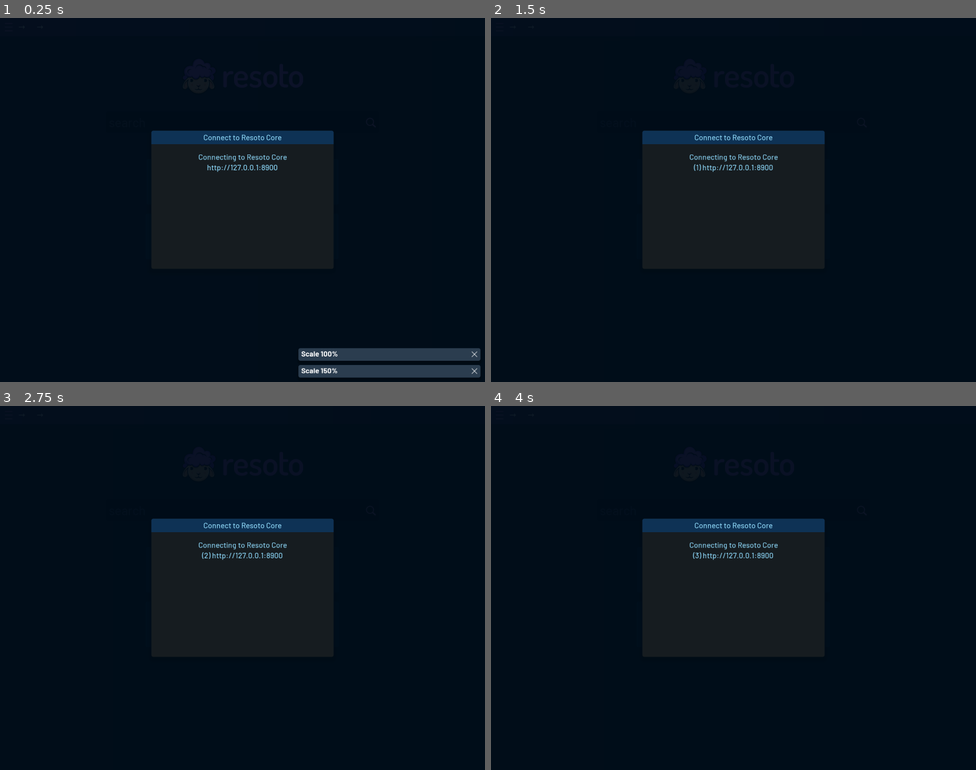
Above: before the commit, frames 1-4 (two rows, left to right).
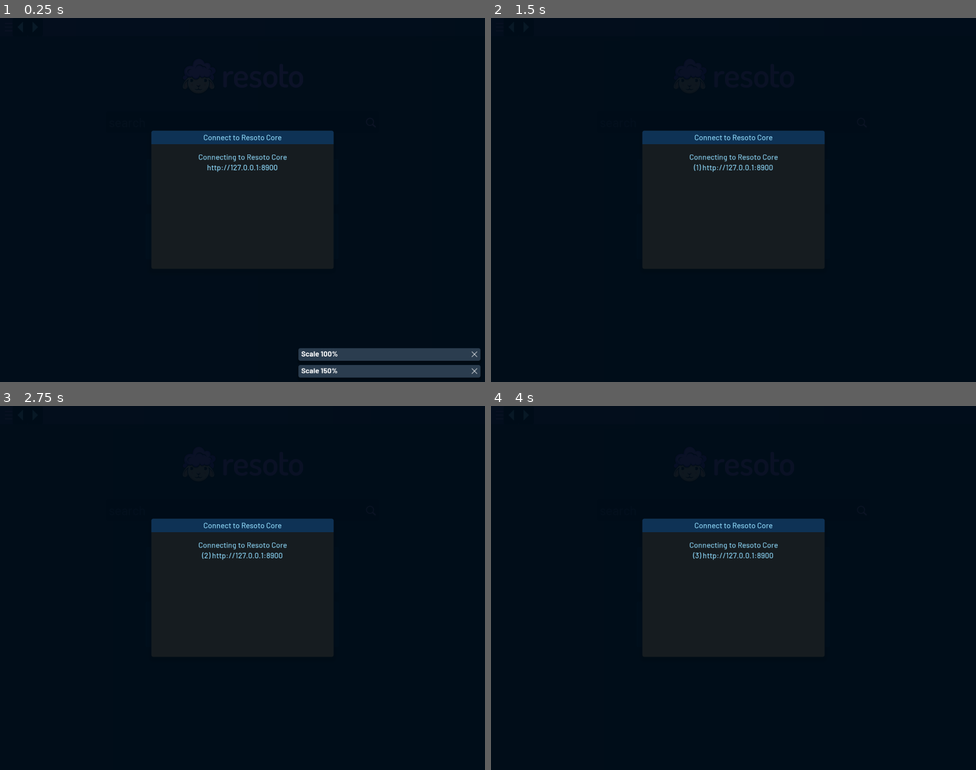
Above: after the commit, the same moments.

Repository: someengineering/resoto-ui
Game: Godot game, scene res://Main.tscn
The game is run twice, just before and just after one commit, with the same random seed, the same clock (stepped at 60 frames per second) and the same inputs.
Inputs (mouse positions are in pixels of both pictures, inside the frame that each line leads up to):
- Up to frame 1 (0.25 s): no input
- Up to frame 2 (1.5 s): click (733, 123) at 0.52 s; type "Alex" at 0.6 s; click (500, 28) at 1.25 s
- Up to frame 3 (2.75 s): click (24, 413) at 2.02 s
- Up to frame 4 (4 s): click (529, 413) at 2.77 s; click "Dashboards" at 3.5 s

The runs differ from the first frame. In frame 1, less than 0.1% of the frame differs, in the area x 2-9%, y 0-6%; in frame 2, less than 0.1%; in frame 3, less than 0.1%; in frame 4, less than 0.1%.
Error in both runs: Invalid call. Nonexistent function 'connect' in base 'Nil'. (res://scripts/classes/resoto_api.gd:179)

Commit message:
First working navigation version

Diff:
--- a/src/Main.tscn
+++ b/src/Main.tscn
@@ -19,11 +19,14 @@
 [ext_resource path="res://components/node_list/node_list_element.tscn" type="PackedScene" id=17]
 [ext_resource path="res://components/popups/confirm_popup.tscn" type="PackedScene" id=18]
 [ext_resource path="res://components/hub/component_resoto_home.tscn" type="PackedScene" id=19]
-[ext_resource path="res://assets/icons/icon_128_arrow.svg" type="Texture" id=20]
+[ext_resource path="res://components/elements/styled/icon_button.tscn" type="PackedScene" id=20]
 [ext_resource path="res://assets/icons/icon_128_external_link.svg" type="Texture" id=21]
 [ext_resource path="res://scripts/tools/html_helpers.gd" type="Script" id=22]
 [ext_resource path="res://components/dashboard/dashboard_component.gd" type="Script" id=23]
 [ext_resource path="res://components/config/config_component.gd" type="Script" id=24]
+[ext_resource path="res://components/node_info/node_single_info_component.gd" type="Script" id=25]
+[ext_resource path="res://components/node_list/node_list_element_component.gd" type="Script" id=26]
+[ext_resource path="res://assets/icons/icon_128_collapse.svg" type="Texture" id=27]
 
 [sub_resource type="Gradient" id=20]
 colors = PoolColorArray( 0.243137, 0.141176, 0.372549, 1, 0.106957, 0.112697, 0.253906, 1 )
@@ -119,6 +122,8 @@
 margin_top = 48.0
 margin_right = 1910.0
 margin_bottom = 1070.0
+script = ExtResource( 25 )
+view = "node_single_info"
 
 [node name="NodeSingleInfo" parent="Content/Content/NodeSingleInfoComponent" instance=ExtResource( 15 )]
 anchor_right = 0.0
@@ -136,6 +141,8 @@
 margin_top = 48.0
 margin_right = 1910.0
 margin_bottom = 1070.0
+script = ExtResource( 26 )
+view = "node_list_info"
 
 [node name="NodeListElement" parent="Content/Content/NodeListElementComponent" instance=ExtResource( 17 )]
 anchor_right = 0.0
@@ -395,35 +402,33 @@
 rect_min_size = Vector2( 18, 18 )
 size_flags_vertical = 4
 
-[node name="Back" type="Button" parent="MenuBar/MenuContainer/TopMenu/Title"]
+[node name="Back" parent="MenuBar/MenuContainer/TopMenu/Title" instance=ExtResource( 20 )]
+visible = false
 margin_left = 28.0
-margin_right = 68.0
-margin_bottom = 40.0
-rect_min_size = Vector2( 40, 40 )
-rect_pivot_offset = Vector2( 20, 20 )
-icon = ExtResource( 20 )
-flat = true
-expand_icon = true
-
-[node name="Forward" type="Button" parent="MenuBar/MenuContainer/TopMenu/Title"]
-margin_left = 68.0
-margin_right = 108.0
-margin_bottom = 40.0
-rect_min_size = Vector2( 40, 40 )
-icon = ExtResource( 20 )
-flat = true
-expand_icon = true
+margin_right = 61.0
+margin_bottom = 40.0
+disabled = true
+icon_tex = ExtResource( 27 )
+flip_h = true
+
+[node name="Forward" parent="MenuBar/MenuContainer/TopMenu/Title" instance=ExtResource( 20 )]
+visible = false
+margin_left = 61.0
+margin_right = 94.0
+margin_bottom = 40.0
+disabled = true
+icon_tex = ExtResource( 27 )
 
 [node name="FixedSpacer" type="MarginContainer" parent="MenuBar/MenuContainer/TopMenu/Title"]
-margin_left = 108.0
-margin_right = 390.0
+margin_left = 28.0
+margin_right = 310.0
 margin_bottom = 40.0
 rect_min_size = Vector2( 282, 0 )
 mouse_filter = 2
 
 [node name="SpacerMidL" type="MarginContainer" parent="MenuBar/MenuContainer/TopMenu/Title"]
-margin_left = 390.0
-margin_right = 957.0
+margin_left = 310.0
+margin_right = 917.0
 margin_bottom = 40.0
 rect_min_size = Vector2( 20, 0 )
 mouse_filter = 2
@@ -431,8 +436,8 @@
 
 [node name="MainResotoLogo" type="TextureRect" parent="MenuBar/MenuContainer/TopMenu/Title"]
 unique_name_in_owner = true
-margin_left = 957.0
-margin_right = 1042.0
+margin_left = 917.0
+margin_right = 1002.0
 margin_bottom = 40.0
 rect_min_size = Vector2( 85, 32 )
 texture = ExtResource( 4 )
@@ -440,7 +445,7 @@
 stretch_mode = 6
 
 [node name="SpacerMidR" type="MarginContainer" parent="MenuBar/MenuContainer/TopMenu/Title"]
-margin_left = 1042.0
+margin_left = 1002.0
 margin_right = 1610.0
 margin_bottom = 40.0
 mouse_filter = 2
@@ -480,6 +485,8 @@
 [node name="HTMLHelpers" type="Node" parent="."]
 script = ExtResource( 22 )
 
+[connection signal="node_shown" from="Content/Content/NodeSingleInfoComponent/NodeSingleInfo" to="Content/Content/NodeSingleInfoComponent" method="_on_NodeSingleInfo_node_shown"]
+[connection signal="show" from="Content/Content/NodeListElementComponent/NodeListElement" to="Content/Content/NodeListElementComponent" method="_on_NodeListElement_show"]
 [connection signal="config_changed" from="Content/Content/ConfigComponent/ConfigManager" to="Content/Content/ConfigComponent" method="_on_ConfigManager_config_changed"]
 [connection signal="dashboard_opened" from="Content/Content/DashBoardComponent/DashBoardManager" to="Content/Content/DashBoardComponent" method="_on_DashBoardManager_dashboard_opened"]
 [connection signal="pressed" from="MenuBar/HamburgerMenu/Panel/MenuContent/HamburgerMenuItems/ButtonDashboards" to="MenuBar" method="_on_ButtonDashboards_pressed"]
--- a/src/components/config/component_config.gd
+++ b/src/components/config/component_config.gd
@@ -568,6 +568,7 @@
 		_g.emit_signal("add_toast", "Config not found", "The configuration you tried to open does not exist", 2, self)
 		return
 	open_configuration(option)
+	emit_signal("config_changed", option)
 
 
 func _on_AddConfigButton_pressed():
--- a/src/components/dashboard/dashboard_manager.gd
+++ b/src/components/dashboard/dashboard_manager.gd
@@ -13,6 +13,7 @@
 var total_saved_dashboards : int = 0
 var dashboards_loaded : int = 0
 var default_dashboard_found:= false
+var inform_dashboard_selected := true
 
 onready var open_dashboard_btn = $"%OpenDashboard"
 onready var dashboards_list = find_node("DashboardItemList")
@@ -138,6 +139,7 @@
 
 
 func open_user_dashboards():
+	inform_dashboard_selected = false
 	var dashboard_status = get_user_dashboards()
 	for dashboard in dashboard_status.open_dashboards:
 		if dashboard_status.has("active_dashboard") and dashboard == dashboard_status.active_dashboard:
@@ -145,9 +147,11 @@
 			continue
 		add_dashboard_placeholder(dashboard)
 
+	inform_dashboard_selected = true
 	for i in get_children().size():
 		if get_tab_control(i).name.replace(" ","_") == dashboard_status.active_dashboard:
 			set_current_tab(i)
+
 
 
 func load_dashboard(dashboard_name : String):
@@ -300,4 +304,6 @@
 
 
 func _on_DashBoardManager_tab_selected(tab):
+	if not inform_dashboard_selected:
+		return
 	emit_signal("dashboard_opened", get_child(tab).name.replace(" ","_"))
--- a/src/components/hub/component_resoto_home.gd
+++ b/src/components/hub/component_resoto_home.gd
@@ -6,7 +6,7 @@
 
 
 func _on_ResotoHome_visibility_changed():
-	_g.emit_signal("resoto_home_visible", visible)
+	_g.emit_signal("resoto_home_visible", is_visible_in_tree())
 
 
 func _on_ButtonDashboards_pressed():
--- a/src/components/node_info/node_info_element.gd
+++ b/src/components/node_info/node_info_element.gd
@@ -1,4 +1,6 @@
 extends Control
+
+signal node_shown(node_id)
 
 var active_request :ResotoAPI.Request
 var aggregation_request :ResotoAPI.Request
@@ -43,6 +45,7 @@
 	current_node_id = node_id
 	tag_group.node_id = current_node_id
 	active_request = API.graph_search(search_command, self, "graph")
+	emit_signal("node_shown", node_id)
 
 
 func clear_view():
--- /dev/null
+++ b/src/components/node_info/node_single_info_component.gd
@@ -0,0 +1,10 @@
+extends ComponentContainer
+
+
+func apply_navigation_arguments():
+	if "node_id" in navigation_arguments:
+		component.show_node(navigation_arguments["node_id"], false)
+
+
+func _on_NodeSingleInfo_node_shown(node_id):
+	update_navigation_arguments({"node_id": node_id})
--- a/src/components/node_list/node_list_element.gd
+++ b/src/components/node_list/node_list_element.gd
@@ -1,4 +1,6 @@
 extends MarginContainer
+
+signal show(function, arguments)
 
 const NODE_LIMIT:int = 200
 
@@ -76,6 +78,8 @@
 
 	active_request = API.graph_search(search_command, self, "list")
 
+	emit_signal("show", last_search_type, [parent_node, kind])
+
 
 func show_kind(kind:String):
 	last_search_type = "show_kind"
@@ -97,6 +101,8 @@
 
 	active_request = API.graph_search(search_command, self, "list")
 
+	emit_signal("show", last_search_type, [kind])
+
 
 func show_kind_from_node_id(id:String, kind:String):
 	last_search_type = "show_kind_from_node_id"
@@ -124,6 +130,9 @@
 	active_request = API.graph_search(search_command, self, "list")
 
 
+	emit_signal("show", last_search_type, [id, kind])
+
+
 func show_list_from_search(search_command:String):
 	last_search_type = "show_list_from_search"
 	change_section_to_self()
@@ -148,6 +157,9 @@
 	search_type_label.enabled = true
 
 	active_request = API.graph_search(search_command, self, "list")
+
+
+	emit_signal("show", last_search_type, [search_command])
 
 
 func explore_node_list_from_node(parent_node:Dictionary, search_command:String, kind_label_string:String):
@@ -179,6 +191,9 @@
 		search_type_label.text = kind_label_string
 
 	active_request = API.graph_search(search_command, self, "list")
+
+
+	emit_signal("show", last_search_type, [parent_node, search_command.replace(" limit " + str(NODE_LIMIT), ""), kind_label_string])
 
 
 func _on_graph_search_done(error:int, _response:UserAgent.Response) -> void:
--- /dev/null
+++ b/src/components/node_list/node_list_element_component.gd
@@ -0,0 +1,29 @@
+extends ComponentContainer
+
+
+func apply_navigation_arguments():
+	if "args" in navigation_arguments and "function" in navigation_arguments:
+		var arguments : PoolStringArray = navigation_arguments["args"].percent_decode().split("|")
+
+		var var_arguments : Array = []
+
+		for argument in arguments:
+			var_arguments.append(str2var(argument))
+
+		component.callv(navigation_arguments["function"], var_arguments)
+
+
+
+
+
+func _on_NodeListElement_show(function : String, arguments : Array):
+	var data := {
+		"function" : function
+	}
+	var pool := PoolStringArray()
+	for argument in arguments:
+		pool.append(var2str(argument).percent_encode())
+
+	data["args"] = pool.join("|")
+
+	update_navigation_arguments(data)
--- a/src/project.godot
+++ b/src/project.godot
@@ -19,7 +19,7 @@
 "language": "GDScript",
 "path": "res://components/dashboard/shared/base_widget.gd"
 }, {
-"base": "Label",
+"base": "Reference",
 "class": "ClippedLabel",
 "language": "GDScript",
 "path": "res://components/elements/utility/clipped_label.gd"
@@ -99,7 +99,7 @@
 "language": "GDScript",
 "path": "res://components/dashboard/data_sources/data_source.gd"
 }, {
-"base": "Label",
+"base": "Reference",
 "class": "DynamicLabel",
 "language": "GDScript",
 "path": "res://components/elements/utility/dynamic_label.gd"
--- a/src/scripts/autoloads/navigation_controller.gd
+++ b/src/scripts/autoloads/navigation_controller.gd
@@ -1,11 +1,15 @@
 extends Node
 
 signal navigate(destination_args)
+signal navigation_index_changed(index)
 
 var popstate_callback = JavaScript.create_callback(self, "_on_popstate_event")
 var navigation_array := [{"view" : "home"}]
-var navigation_index : int = 0
+var navigation_index : int = 0 setget set_navigation_index
 var current_navigation_state := {}
+
+var can_navigate := true
+var can_change_state := true
 
 func _ready():
 	if OS.has_feature("HTML5"):
@@ -25,6 +29,10 @@
 
 
 func _on_popstate_event(_args):
+	if not can_navigate:
+		return
+
+	can_change_state = false
 	var url_hash := get_url_hash()
 	url_hash = url_hash.trim_prefix("#")
 
@@ -32,9 +40,17 @@
 
 	emit_signal("navigate", navigation_args)
 
+	yield(get_tree().create_timer(0.1),"timeout")
+	can_change_state = true
+
 
 func set_current_navigation_state(args : Dictionary):
-	if args == current_navigation_state:
+	if not can_change_state:
+		return
+
+	can_navigate = false
+
+	if args.hash() == current_navigation_state.hash():
 		return
 
 	current_navigation_state = args
@@ -51,9 +67,10 @@
 
 		JavaScript.eval('document.location.hash = "%s"' % view)
 	else:
-		navigation_index += 1
+		self.navigation_index += 1
 		navigation_array.resize(navigation_index)
 		navigation_array.append(args)
+	can_navigate = true
 
 
 func parse_navigation_args(string_args : String) -> Dictionary:
@@ -74,11 +91,28 @@
 
 func back():
 	if navigation_index > 0:
-		navigation_index -= 1
+		self.navigation_index -= 1
 		emit_signal("navigate", navigation_array[navigation_index])
 
 
 func forward():
 	if navigation_index < navigation_array.size() - 1:
-		navigation_index += 1
+		self.navigation_index += 1
 		emit_signal("navigate", navigation_array[navigation_index])
+
+
+
+func native_navigate(direction : String):
+	if not can_navigate:
+		return
+
+	can_change_state = false
+
+	call(direction)
+
+	yield(get_tree().create_timer(0.1),"timeout")
+	can_change_state = true
+
+func set_navigation_index(new_index : int):
+	navigation_index = new_index
+	emit_signal("navigation_index_changed", navigation_index)
--- a/src/scripts/ui_main.gd
+++ b/src/scripts/ui_main.gd
@@ -1,10 +1,17 @@
 extends Control
 
+onready var back_button := $MenuBar/MenuContainer/TopMenu/Title/Back
+onready var forward_button := $MenuBar/MenuContainer/TopMenu/Title/Forward
 
 func _ready() -> void:
 	_g.connect("fullscreen_hide_menu", self, "_on_fullscreen_hide_menu")
 	SaveLoadSettings.connect("settings_loaded", self, "show_connect_popup", [], 4)
 	SaveLoadSettings.load_settings()
+	if not OS.has_feature("HTML5"):
+		back_button.visible = true
+		forward_button.visible = true
+		UINavigation.connect("navigation_index_changed", self, "_on_navigation_index_changed")
+
 
 
 func show_connect_popup(_found_settings:bool) -> void:
@@ -36,12 +43,17 @@
 
 
 func _on_Back_pressed():
-	UINavigation.back()
+	UINavigation.native_navigate("back")
 
 
 func _on_Forward_pressed():
-	UINavigation.forward()
+	UINavigation.native_navigate("forward")
 
 
 func _on_ConnectPopup_connected():
 	UINavigation.on_home_loaded()
+
+
+func _on_navigation_index_changed(id : int):
+	$MenuBar/MenuContainer/TopMenu/Title/Back.disabled = id <= 0
+	$MenuBar/MenuContainer/TopMenu/Title/Forward.disabled = UINavigation.navigation_array.size() <= id + 1
Not shown: 1 places in src/Main.tscn that only renumber resources
